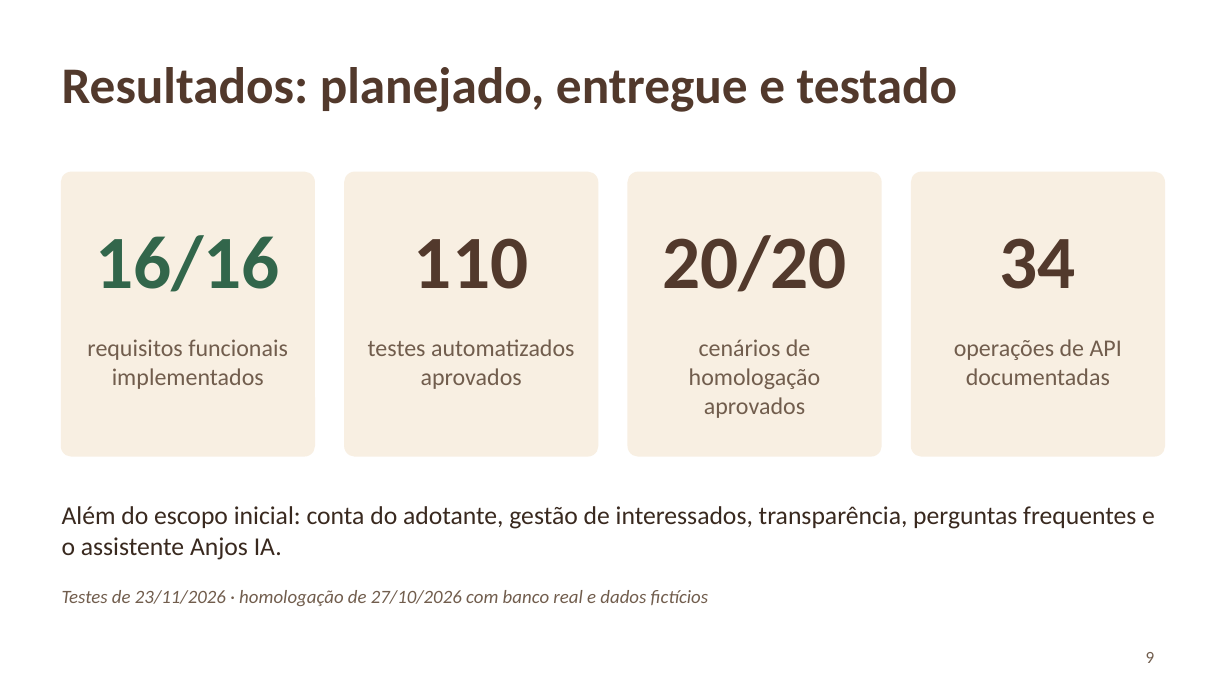
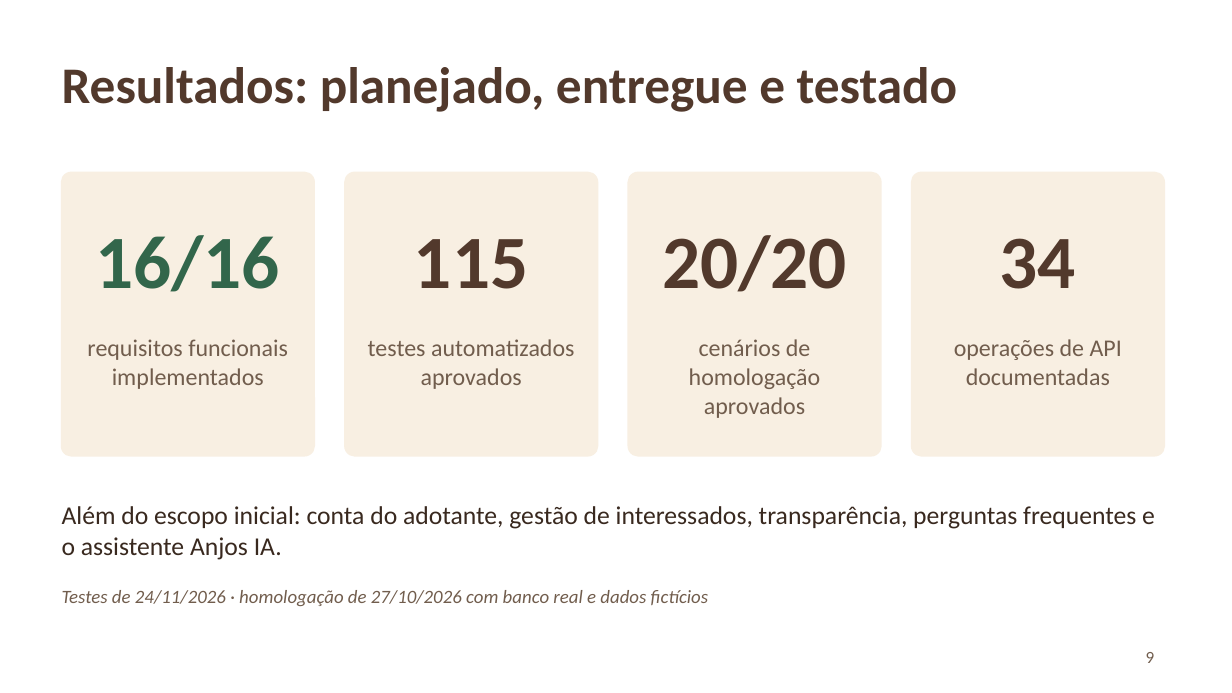
Before and after one commit to Anjos-de-Patas/Anjos-de-Patas, a slide deck: slide 9 of presentation/Pitch-Anjos-de-Patas.pptx. Drawn at 1232x693 pixels with LibreOffice and Linux fonts; fonts in the diff are those of the drawing. Boxes give left, top, right and bottom in pixels: in the first picture for what was removed or moved away, otherwise in the second. Text is boxed around its words. In the diff, an @@ line names an element or a change of style, - is before the commit and + after.

Commit message:
docs: atualiza a entrega da TED 4 para 115 testes
- nova evidencia de testes automatizados (24/11/2026, 115 aprovados)
- documento tecnico v4 regerado com a melhoria do limite de espera da IA
- pitch atualizado (slide de resultados)
- ESTADO_ASSISTENTE_SEGREDO documentado no .env.example e no README

```diff
--- a/presentation/Pitch-Anjos-de-Patas.pptx
+++ b/presentation/Pitch-Anjos-de-Patas.pptx
@@ text at [414, 239, 528, 289]: text changed @@
-110
+115
@@ text at [62, 590, 708, 606]: text changed @@
-Testes de 23/11/2026 · homologação de 27/10/2026 com banco real e dados fictícios
+Testes de 24/11/2026 · homologação de 27/10/2026 com banco real e dados fictícios
```
Also in this commit, not shown: 7 other files.
